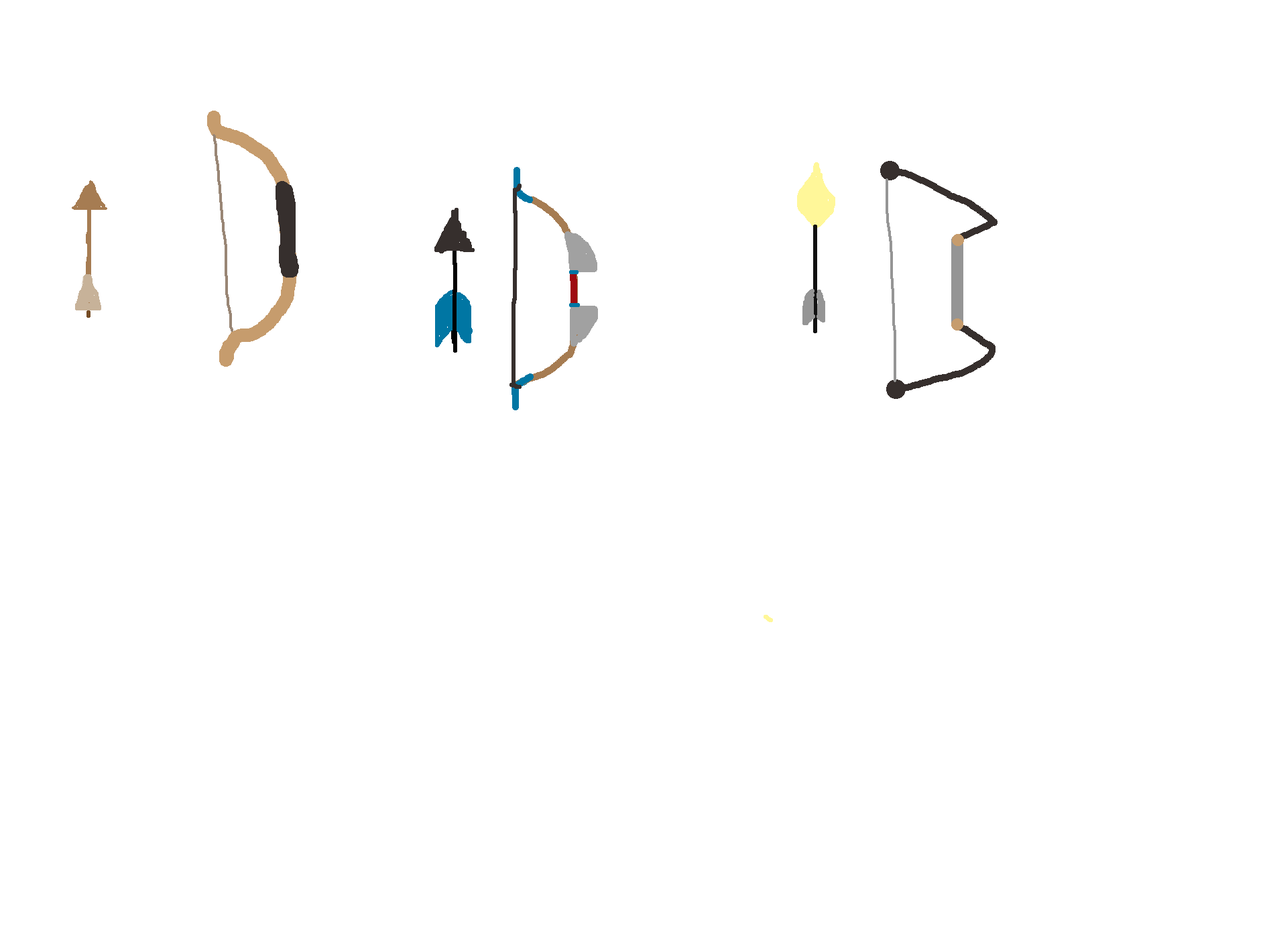
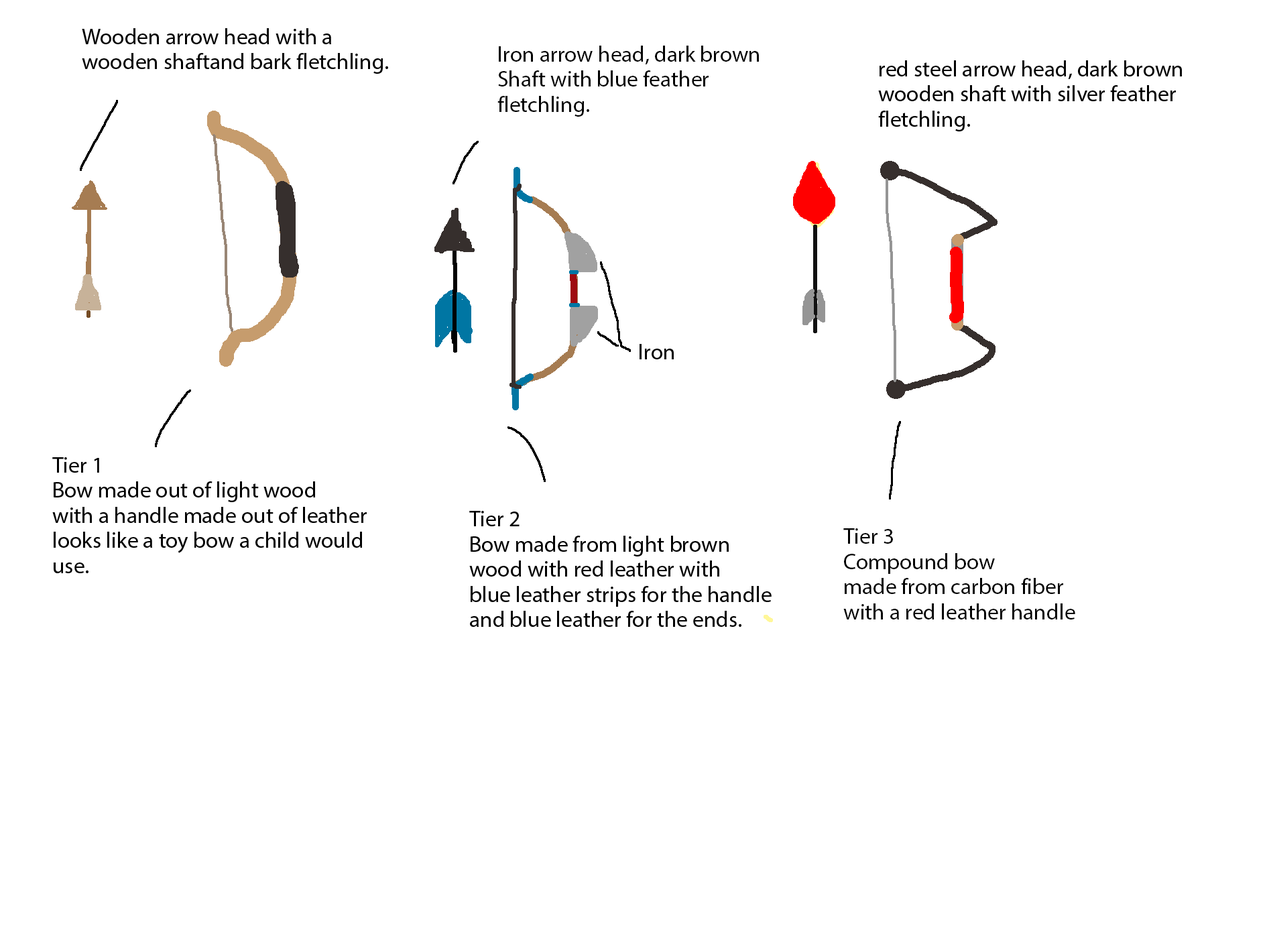
Revision of a layered 1267×950 image; what changed, layer by layer:
added layer "Iron arrow head, dark brown Shaft with blue feather fletchlin" above "Iron" over [497, 45, 759, 117]
added layer "Iron" above "Tier 2 Bow made from light brown wood with red leather with bl" over [452, 140, 674, 360]
added layer "Tier 2 Bow made from light brown wood with red leather with bl" above "red steel arrow head, dark brown wooden shaft with silver feat" over [469, 331, 772, 627]
added layer "red steel arrow head, dark brown wooden shaft with silver feat" above "Tier 3 Compound bow made from carbon fiber with a red leather" over [507, 60, 1182, 482]
added layer "Tier 3 Compound bow made from carbon fiber with a red leather" above "Wooden arrow head with a wooden shaftand bark fletchling." over [843, 528, 1076, 620]
added layer "Wooden arrow head with a wooden shaftand bark fletchling." above "Tier 1 Bow made out of light wood with a handle made out of lea" over [81, 28, 901, 500]
added layer "Tier 1 Bow made out of light wood with a handle made out of lea" above "Background" over [52, 99, 964, 574]
added layer "Background" over [52, 28, 1182, 627]
